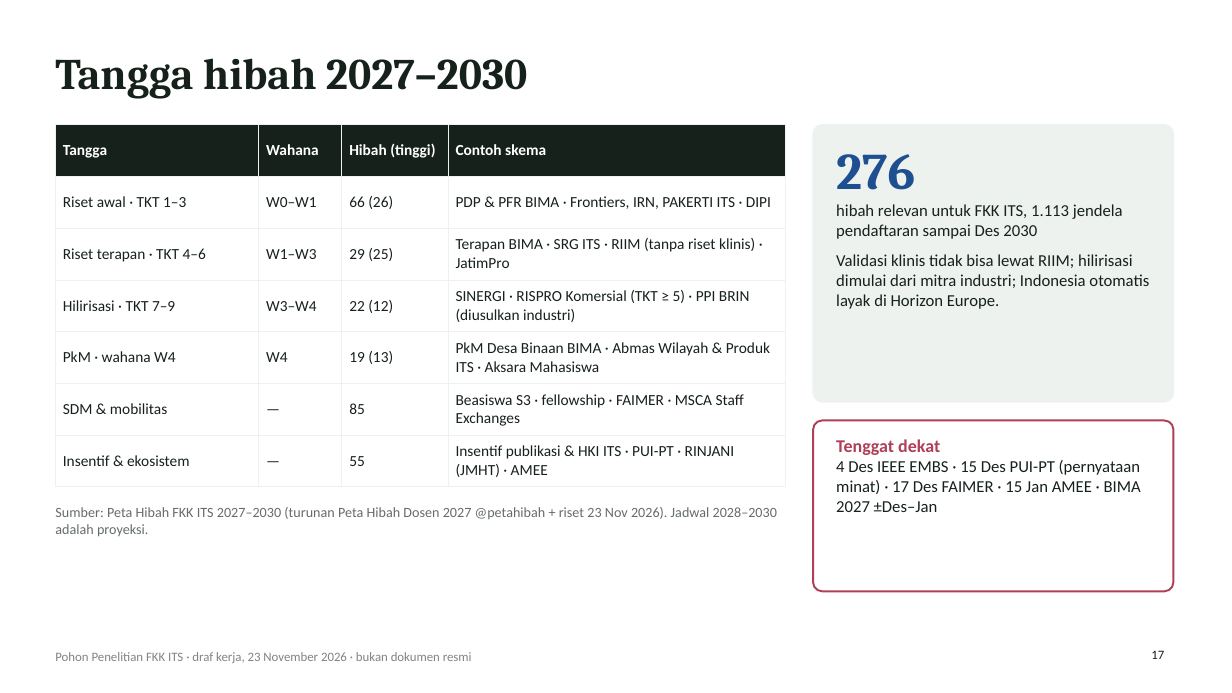
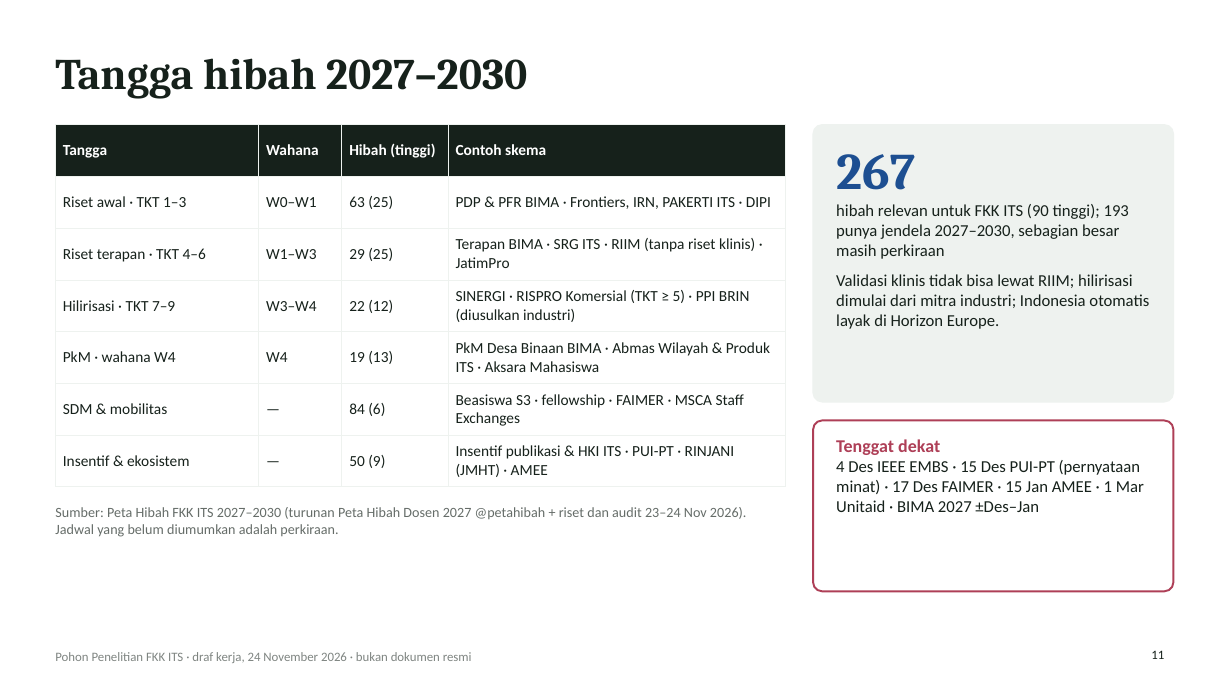
Before and after one commit to anakwirayuda-eng/desa-binaan-dashboard, a slide deck: slide 11 of output/PAPARAN_POHON_PENELITIAN_FKK_ITS.pptx (slide 17 before the commit). Drawn at 1232x693 pixels with LibreOffice and Linux fonts; fonts in the diff are those of the drawing. Boxes give left, top, right and bottom in pixels: in the first picture for what was removed or moved away, otherwise in the second. Text is boxed around its words. In the diff, an @@ line names an element or a change of style, - is before the commit and + after.

```diff
--- a/output/PAPARAN_POHON_PENELITIAN_FKK_ITS.pptx
+++ b/output/PAPARAN_POHON_PENELITIAN_FKK_ITS.pptx
@@ table at bbox=[55, 125, 786, 481] @@
-row 2, column 3: 66 (26)
+row 2, column 3: 63 (25)
-row 6, column 3: 85
+row 6, column 3: 84 (6)
-row 7, column 3: 55
+row 7, column 3: 50 (9)
@@ text at bbox=[836, 154, 1129, 259]: text changed @@
-276
-hibah relevan untuk FKK ITS, 1.113 jendela pendaftaran sampai Des 2030
+267
+hibah relevan untuk FKK ITS (90 tinggi); 193 punya jendela 2027–2030, sebagian besar masih perkiraan
@@ text at bbox=[836, 460, 1144, 512]: text changed @@
-4 Des IEEE EMBS · 15 Des PUI-PT (pernyataan minat) · 17 Des FAIMER · 15 Jan AMEE · BIMA 2027 ±Des–Jan
+4 Des IEEE EMBS · 15 Des PUI-PT (pernyataan minat) · 17 Des FAIMER · 15 Jan AMEE · 1 Mar Unitaid · BIMA 2027 ±Des–Jan
@@ text at bbox=[55, 507, 747, 537]: text changed @@
-Sumber: Peta Hibah FKK ITS 2027–2030 (turunan Peta Hibah Dosen 2027 @petahibah + riset 23 Nov 2026). Jadwal 2028–2030 adalah proyeksi.
+Sumber: Peta Hibah FKK ITS 2027–2030 (turunan Peta Hibah Dosen 2027 @petahibah + riset dan audit 23–24 Nov 2026). Jadwal yang belum diumumkan adalah perkiraan.
@@ text at bbox=[55, 652, 472, 663]: text changed @@
-Pohon Penelitian FKK ITS · draf kerja, 23 November 2026 · bukan dokumen resmi
+Pohon Penelitian FKK ITS · draf kerja, 24 November 2026 · bukan dokumen resmi
@@ page number at bbox=[1151, 650, 1164, 659]: text changed @@
-17
+11
```
Also in this commit, not shown: 20 other slides changed, 2 slides added, 17 other files.
